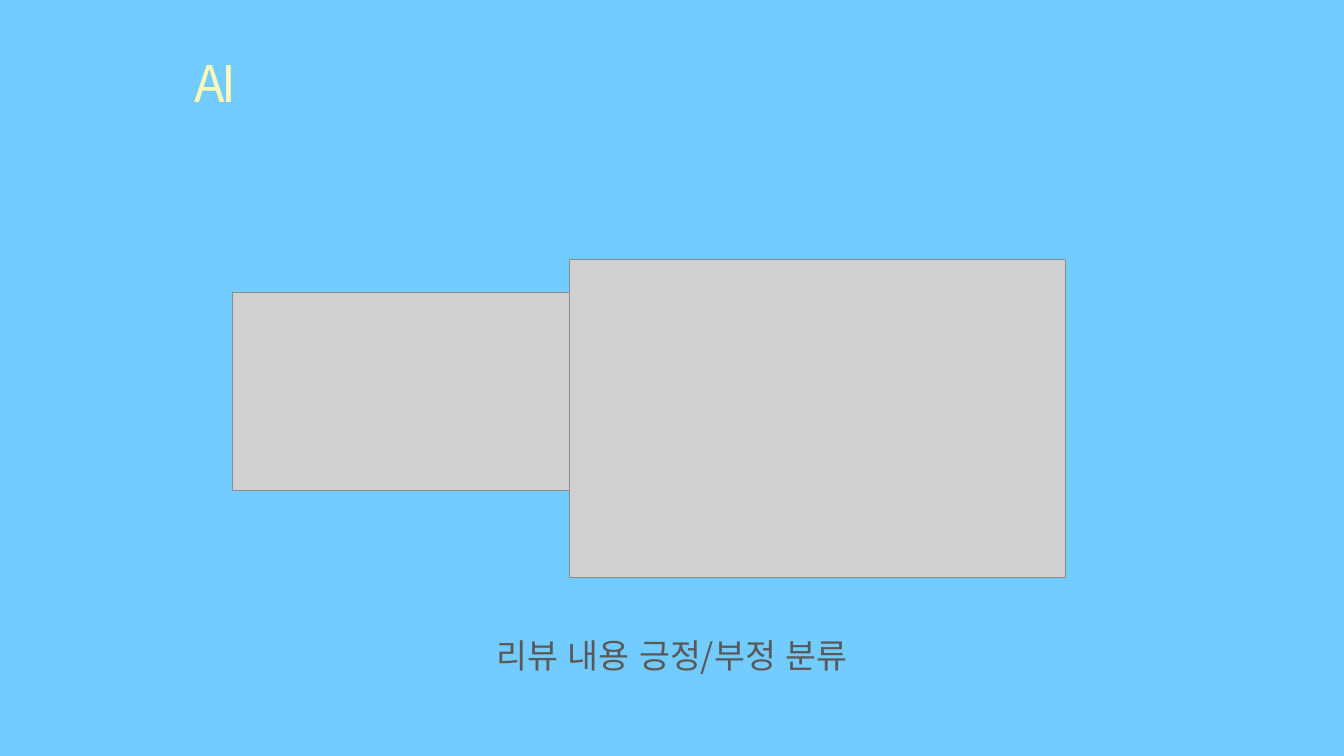
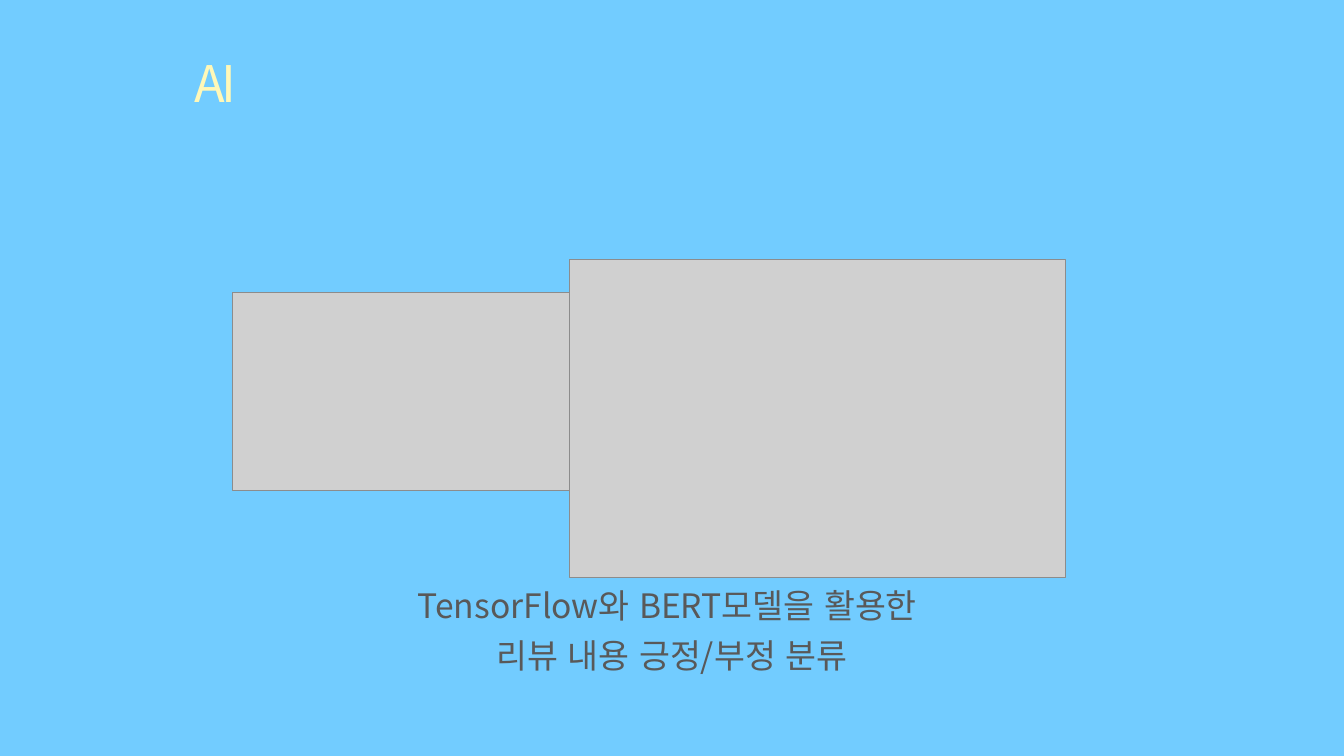
Before and after one commit to eunbicho/mmARt, a slide deck: slide 22 of A405최종발표.pptx. Drawn at 1344x756 pixels with LibreOffice and Linux fonts; fonts in the diff are those of the drawing; grey boxes stand for pictures; background and template pictures are left out. Boxes give left, top, right and bottom in pixels: in the first picture for what was removed or moved away, otherwise in the second. Text is boxed around its words. In the diff, an @@ line names an element or a change of style, - is before the commit and + after.

```diff
--- a/A405최종발표.pptx
+++ b/A405최종발표.pptx
@@ text at (418, 590, 917, 621): paragraph added @@
+TensorFlow와 BERT모델을 활용한
```
Also in this commit, not shown: 1 other slide changed.
